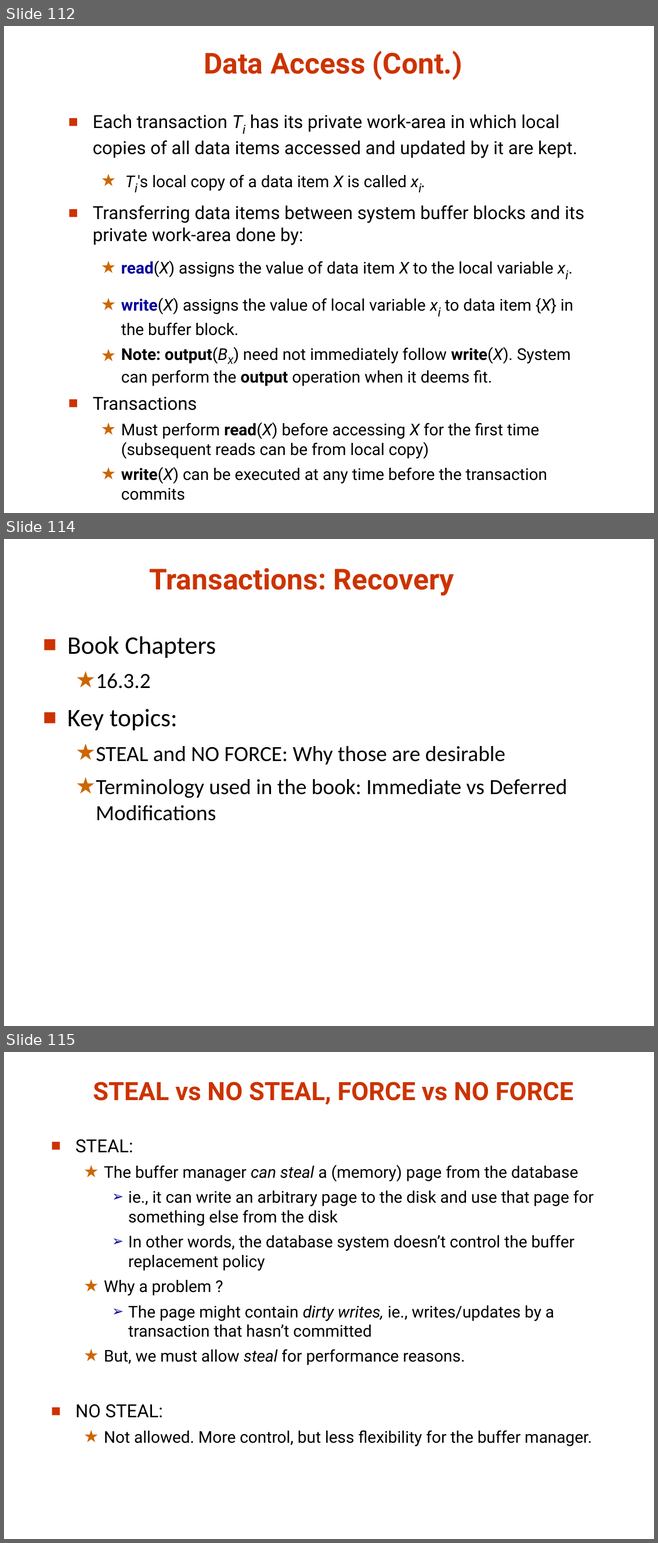
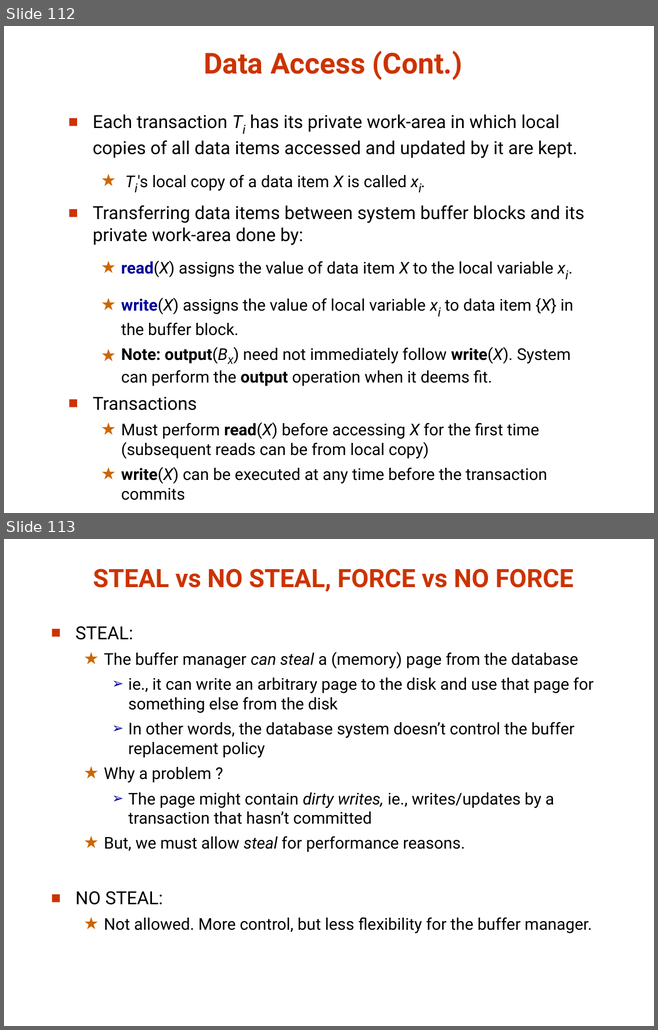
Before and after one commit to umddb/cmsc424-fall2021, a slide deck: Slides/06-Transactions.pptx. Shown one above the other, each under a label of ours: slides 112, 114 and 115 before the commit, slides 112 and 113 after it; the slides between them are not shown. The pictures are 658x1543 and 658x1030 pixels, drawn with LibreOffice and Linux fonts; fonts in the diff are those of the drawing. Boxes give left, top, right and bottom in pixels: in the first picture for what was removed or moved away, otherwise in the second. Text is boxed around its words. In the diff, an @@ line names an element or a change of style, - is before the commit and + after.

```diff
--- a/Slides/06-Transactions.pptx
+++ b/Slides/06-Transactions.pptx
@@ slide 114 removed at (4, 539, 654, 1026), background #FFFFFF @@
@@ title removed at (149, 568, 454, 596) @@
-Transactions: Recovery
@@ text removed at (67, 636, 567, 821) @@
-■ Book Chapters
-  ★ 16.3.2
-■ Key topics:
-  ★ STEAL and NO FORCE: Why those are desirable
-  ★ Terminology used in the book: Immediate vs Deferred Modifications
@@ what was slide 115 is now slide 113 @@
```
Also in this commit, not shown: 2 slides changed, 1 slide added, 1 other slide removed.
